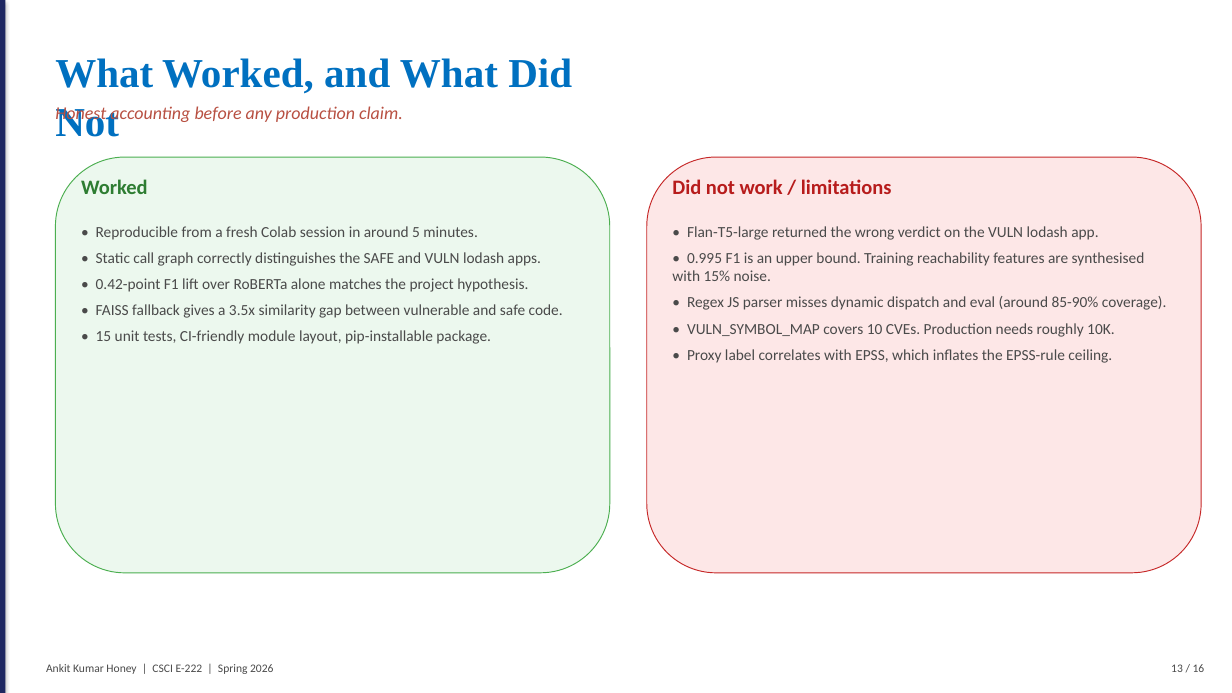
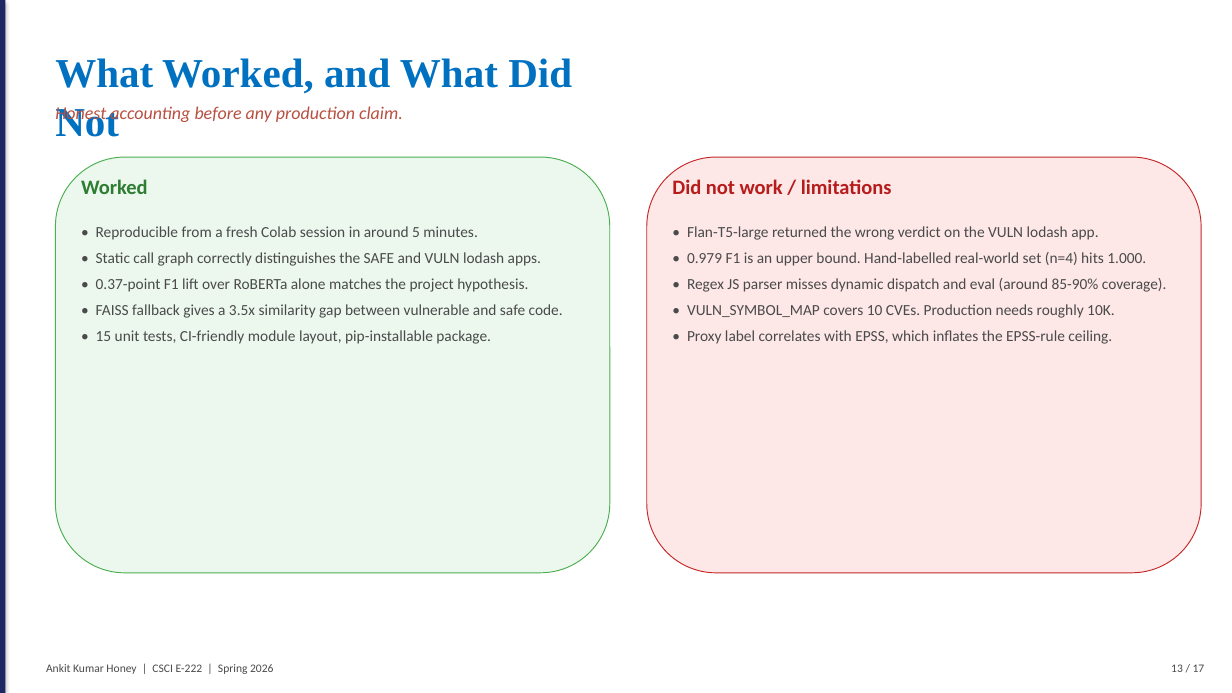
Before and after one commit to honeyankit/reachability-llm, a slide deck: slide 13 of reports/FalsePositive_SupplyChain_Honey.pptx. Drawn at 1232x693 pixels with LibreOffice and Linux fonts; fonts in the diff are those of the drawing. Boxes give left, top, right and bottom in pixels: in the first picture for what was removed or moved away, otherwise in the second. Text is boxed around its words. In the diff, an @@ line names an element or a change of style, - is before the commit and + after.

```diff
--- a/reports/FalsePositive_SupplyChain_Honey.pptx
+++ b/reports/FalsePositive_SupplyChain_Honey.pptx
@@ text at [687,252,1146,266]: text changed @@
-• 0.995 F1 is an upper bound. Training reachability features are synthesised with 15% noise.
+• 0.979 F1 is an upper bound. Hand-labelled real-world set (n=4) hits 1.000.
@@ text at [96,278,528,292]: text changed @@
-• 0.42-point F1 lift over RoBERTa alone matches the project hypothesis.
+• 0.37-point F1 lift over RoBERTa alone matches the project hypothesis.
@@ text at [1171,664,1205,672]: text changed @@
-13 / 16
+13 / 17
```
Also in this commit, not shown: 14 other slides changed, 2 slides added, 1 slide removed, 5 other files.
